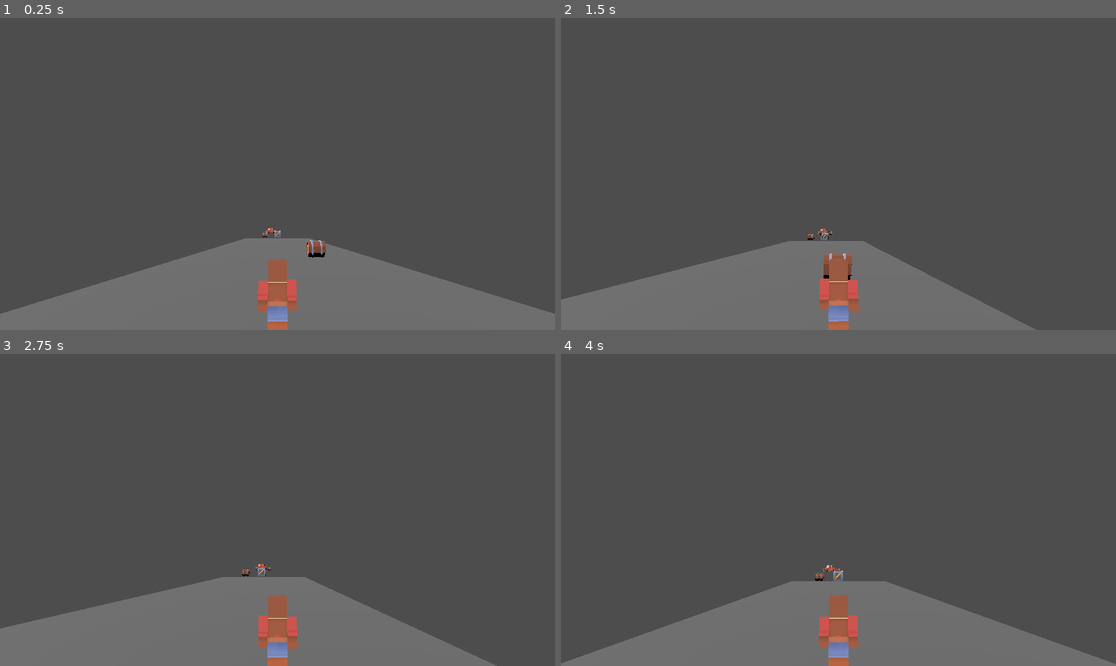
Above: before the commit, frames 1-4 (two rows, left to right).
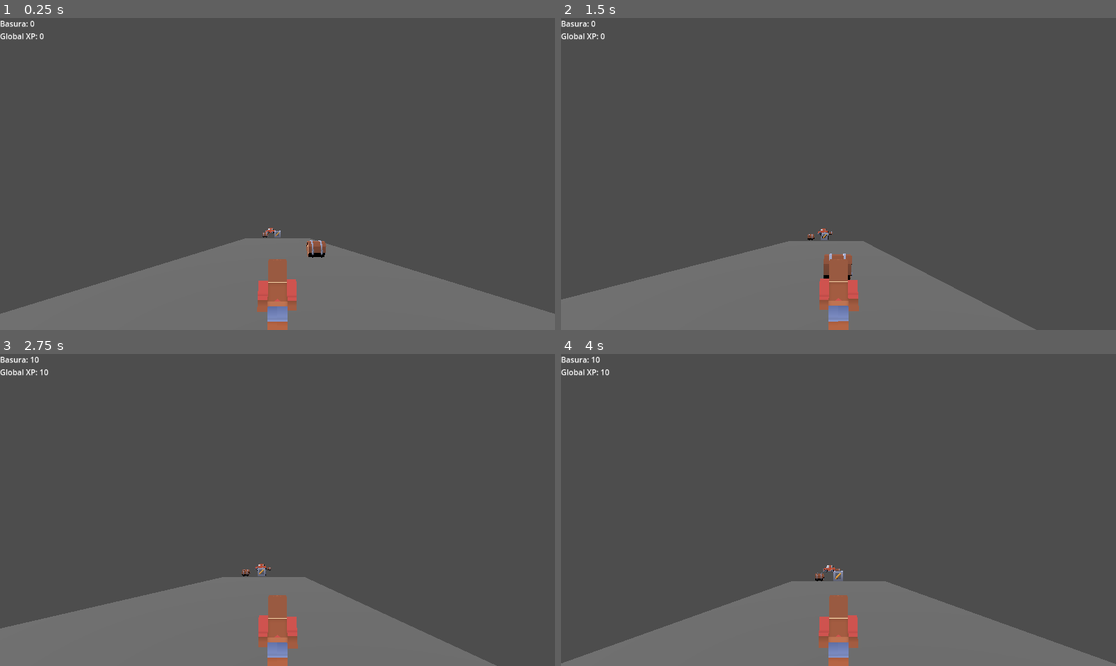
Above: after the commit, the same moments.

Repository: Ilesandres/game-recolections
Game: Godot game, scene res://scenes/game_scene.tscn
Same seed, same stepped clock (60 frames per second), same inputs: the game is played once before the commit and once after it. This scene is started directly instead of the project's main scene.
Inputs:
- Up to frame 1 (0.25 s): no input
- Up to frame 2 (1.5 s): tap Enter (ui_accept) at 0.5, 0.77 s; hold Right (ui_right) 0.53-1.28 s; hold Down (ui_down) from 1.28 s (still down)
- Up to frame 3 (2.75 s): tap Enter (ui_accept) at 1.52 s; release Down (ui_down) at 2.03 s; hold Right (ui_right) from 2.03 s (still down)
- Up to frame 4 (4 s): tap Enter (ui_accept) at 3.02, 3.77 s; release Right (ui_right) at 3.53 s; hold Left (ui_left) from 3.53 s (still down)

The runs differ from the first frame. In frame 1, 0.1% of the frame differs, in the area x 0-8%, y 0-7%; in frame 2, 0.1%; in frame 3, 0.2%, in the area x 0-9%, y 0-7%; in frame 4, 0.2%.

Commit message:
agregar puntajes

Diff:
--- /dev/null
+++ b/HUD.tscn
@@ -0,0 +1,18 @@
+[gd_scene load_steps=2 format=3 uid="uid://de1403bgftvag"]
+
+[ext_resource type="Script" uid="uid://d4edfenemw75e" path="res://ScoreDisplay.gd" id="1_k5de2"]
+
+[node name="HUD" type="Control"]
+layout_mode = 3
+anchors_preset = 15
+anchor_right = 1.0
+anchor_bottom = 1.0
+grow_horizontal = 2
+grow_vertical = 2
+
+[node name="ScoreLabel" type="Label" parent="."]
+layout_mode = 1
+offset_right = 72.0
+offset_bottom = 23.0
+text = "Basura: 0"
+script = ExtResource("1_k5de2")
--- /dev/null
+++ b/ScoreDisplay.gd
@@ -0,0 +1,6 @@
+
+extends Label
+
+func _process(delta):
+
+	text = "Basura: " + str(GlobalData.current_score) + "\nGlobal XP: " + str(GlobalData.total_global_trash)
--- a/project.godot
+++ b/project.godot
@@ -14,6 +14,10 @@
 run/main_scene="uid://dafs75w0piw2p"
 config/features=PackedStringArray("4.5", "Forward Plus")
 config/icon="res://icon.svg"
+
+[autoload]
+
+GlobalData="*res://scripts/GlobalData.gd"
 
 [input]
 
--- a/scenes/game_scene.tscn
+++ b/scenes/game_scene.tscn
@@ -1,8 +1,9 @@
-[gd_scene load_steps=4 format=3 uid="uid://56lpctep3l7v"]
+[gd_scene load_steps=5 format=3 uid="uid://56lpctep3l7v"]
 
 [ext_resource type="PackedScene" uid="uid://dafs75w0piw2p" path="res://scenes/Player.tscn" id="1_onqr8"]
 [ext_resource type="Script" uid="uid://b5sq6tiw316pq" path="res://scenes/Game.gd" id="1_ycayy"]
 [ext_resource type="Script" uid="uid://2pniuraunbsy" path="res://scenes/LevelSpawner.gd" id="2_ycayy"]
+[ext_resource type="PackedScene" uid="uid://de1403bgftvag" path="res://HUD.tscn" id="4_bw6k5"]
 
 [node name="Game" type="Node3D"]
 script = ExtResource("1_ycayy")
@@ -23,4 +24,6 @@
 [node name="DirectionalLight3D" type="DirectionalLight3D" parent="."]
 transform = Transform3D(0.49236777, 0.5183789, -0.69918334, -0.13591659, 0.8392383, 0.52650344, 0.8597097, -0.16420272, 0.48367015, -20.806108, 11.102917, 8.517822)
 
+[node name="HUD" parent="." instance=ExtResource("4_bw6k5")]
+
 [connection signal="player_died" from="PlayerContainer/Player" to="." method="_on_player_player_died"]
--- a/scenes/world/Enemy.gd
+++ b/scenes/world/Enemy.gd
@@ -6,8 +6,6 @@
 func take_hit():
 	print("Enemigo destruido! Gana ", score_value, " puntos.")
 
-	# 1. Lógica de Puntuación (Guardado Global se implementará después)
-	# GlobalData.add_score(score_value)
+	GlobalData.add_score(score_value)
 
-	# 2. Destruir el enemigo
 	queue_free()
--- /dev/null
+++ b/scripts/GlobalData.gd
@@ -0,0 +1,38 @@
+
+extends Node
+
+var current_score: int = 0
+var total_global_trash: int = 0
+var high_score: int = 0
+
+const SAVE_PATH = "user://game_save.dat"
+
+func add_score(amount: int):
+	current_score += amount
+	total_global_trash += amount
+
+func save_game():
+	high_score = maxi(current_score, high_score)
+
+	var save_dict = {
+		"global_trash": total_global_trash,
+		"high_score": high_score
+	}
+
+	var file = FileAccess.open(SAVE_PATH, FileAccess.WRITE)
+	if file:
+		file.store_line(JSON.stringify(save_dict))
+		file.close()
+
+func load_game():
+	if FileAccess.file_exists(SAVE_PATH):
+		var file = FileAccess.open(SAVE_PATH, FileAccess.READ)
+		if file:
+			var json_string = file.get_line()
+			var data = JSON.parse_string(json_string)
+			if typeof(data) == TYPE_DICTIONARY:
+				total_global_trash = data.get("global_trash", 0)
+				high_score = data.get("high_score", 0)
+			file.close()
+
+	current_score = 0
Not shown, added: ScoreDisplay.gd.uid
Not shown, added: scripts/GlobalData.gd.uid
